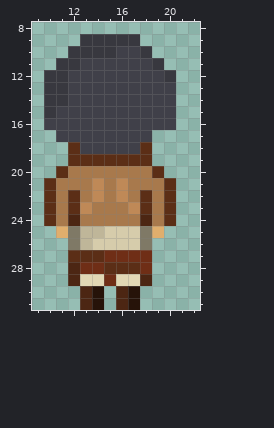
One commit to this pixel-art sprite: Ghibli Game.gmx/sprites/images/mikasa_back_0.png. Above, as it was before the edit.
The file is 32x32 pixels. Shown: x 9..22, y 8..31.
Now the later version:
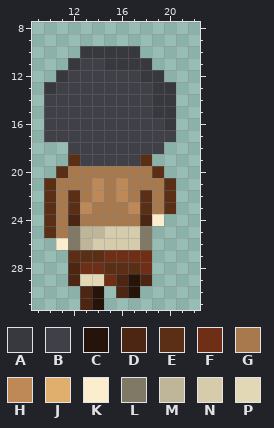
Palette (. is transparent): A #38383f  B #404049  C #261309  D #4c2613  E #5b2e16  F #6f2e16  G #a8794c  H #bf8957  J #e0ae6d  K #fbedcd  L #7f7966  M #bfb699  N #d6ccab  P #e2d8b5
Commit: Sprite changes + pluys walk animation for mikasa
From old to new:
{"y":9,"x":13,"old":"AAAAA","new":"....."}
{"y":10,"x":12,"old":"A","new":"."}
{"y":10,"x":16,"old":"BBA","new":"AA."}
{"y":11,"x":11,"old":"A","new":"."}
{"y":11,"x":15,"old":"BBBBA","new":"AAAA."}
{"y":12,"x":10,"old":"A","new":"."}
{"y":12,"x":18,"old":"BBA","new":"AA."}
{"y":13,"x":11,"old":"A","new":"B"}
{"y":13,"x":19,"old":"BB","new":"AA"}
{"y":14,"x":10,"old":"AA","new":"BB"}
{"y":14,"x":19,"old":"BB","new":"AA"}
{"y":15,"x":10,"old":"A","new":"B"}
{"y":15,"x":19,"old":"BB","new":"AA"}
{"y":16,"x":20,"old":"B","new":"A"}
{"y":17,"x":10,"old":".","new":"B"}
{"y":17,"x":19,"old":"..","new":"BB"}
{"y":18,"x":12,"old":"E","new":"B"}
{"y":18,"x":18,"old":"E.","new":"BB"}
{"y":19,"x":13,"old":"EEEEE","new":"BBBBB"}
{"y":24,"x":19,"old":"GE","new":"K."}
{"y":25,"x":10,"old":".J","new":"EG"}
{"y":25,"x":19,"old":"J","new":"."}
{"y":26,"x":11,"old":".","new":"K"}
{"y":29,"x":16,"old":"PP","new":"DC"}
{"y":31,"x":16,"old":"DC","new":".."}
{"label":"changed","picture_box":[44,34,176,166]}
{"label":"changed","picture_box":[152,214,176,238]}
{"label":"changed","picture_box":[44,226,68,250]}
{"label":"changed","picture_box":[116,274,140,310]}
